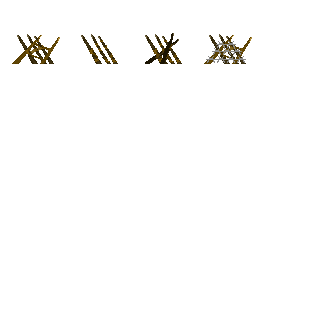
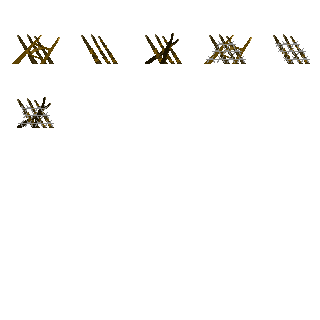
Before/after of a 320x320 layered artwork. What changed in the layer stack:
painted on "1" over (17, 34, 310, 128)
